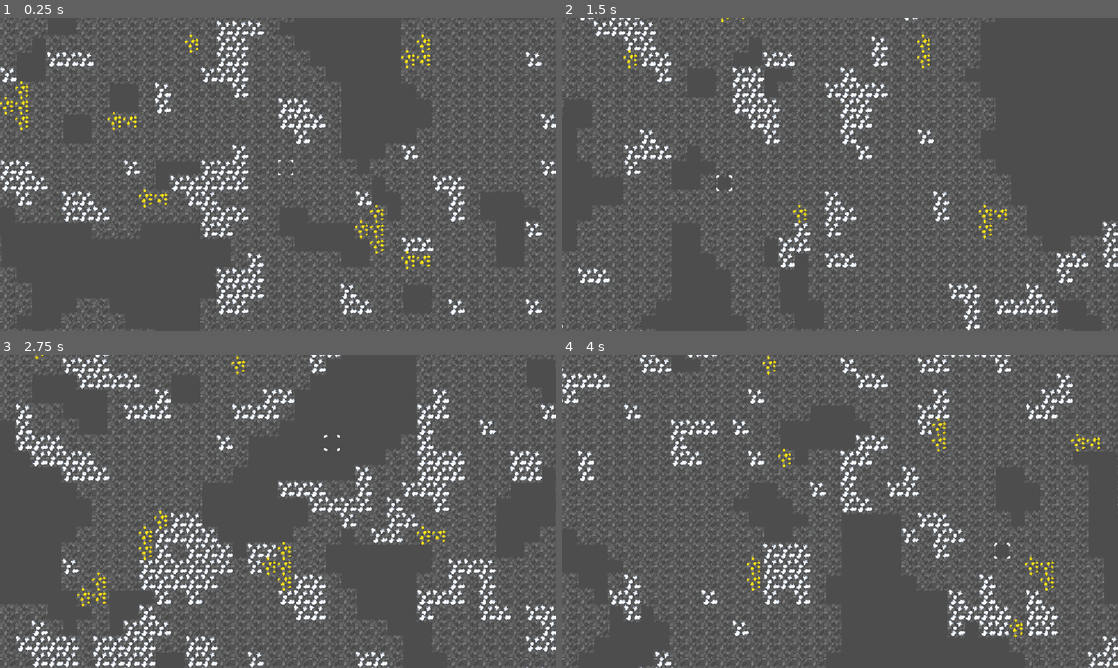
Above: before the commit, frames 1-4 (two rows, left to right).
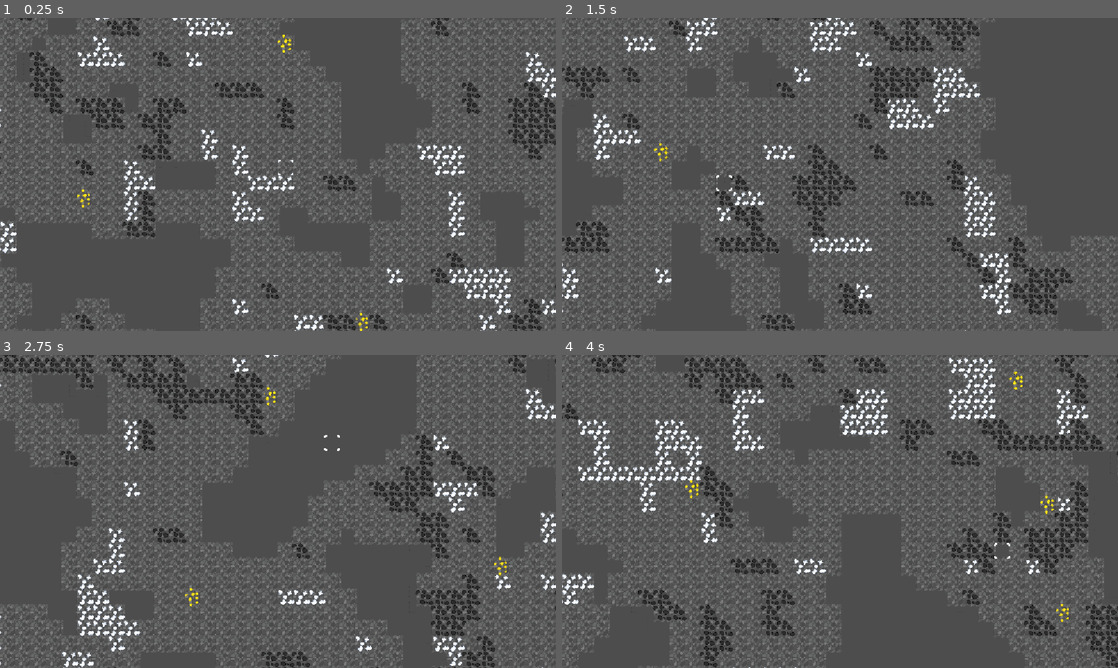
Above: after the commit, the same moments.

Repository: TotsllyRandom/Clones-In-A-Cave
Game: Godot game, scene res://scenes/main.tscn
Two runs of this game, one before a commit and one after it. Both use one fixed random seed, a clock stepped at 60 frames per second and the inputs below.
Inputs (mouse positions are in pixels of both pictures, inside the frame that each line leads up to):
- Up to frame 1 (0.25 s): no input
- Up to frame 2 (1.5 s): tap Enter at 0.5 s; move the mouse to (962, 158) at 0.52 s; tap Alt at 0.6 s; click (962, 158) at 0.67 s; tap R (debug_resetCave) at 1.25 s; move the mouse to (728, 190) at 1.27 s; tap Shift at 1.35 s; click (728, 190) at 1.42 s
- Up to frame 3 (2.75 s): tap R (debug_resetCave) at 2 s; move the mouse to (333, 442) at 2.02 s; tap Alt at 2.1 s; click (333, 442) at 2.17 s
- Up to frame 4 (4 s): tap R (debug_resetCave) at 2.75, 3.5 s; move the mouse to (812, 574) at 2.77 s; tap Shift at 2.85 s; click (812, 574) at 2.92 s; move the mouse to (1006, 558) at 3.52 s; tap Alt at 3.6 s; click (1006, 558) at 3.67 s

The runs differ from the first frame. In frame 1, 9.7% of the frame differs, in the area x 0-100%, y 0-100%; in frame 2, 11%; in frame 3, 13%; in frame 4, 13%.

Commit message:
not sure what heppened here but we're BACK

Diff:
--- a/godot resources/main_tile_set.tres
+++ b/godot resources/main_tile_set.tres
@@ -4,6 +4,7 @@
 [ext_resource type="Texture2D" uid="uid://6h0jtkw43pc4" path="res://assets/Tileset3.png" id="2_om4m1"]
 [ext_resource type="Texture2D" uid="uid://cmbou51vy23wp" path="res://assets/Tileset4.png" id="3_wn5hs"]
 [ext_resource type="Texture2D" uid="uid://b3la8w4v72u4j" path="res://assets/Tileset5.png" id="4_f0kc7"]
+[ext_resource type="Texture2D" uid="uid://cwhb85jae0th6" path="res://assets/Tileset6.png" id="5_mjosj"]
 
 [sub_resource type="TileSetAtlasSource" id="TileSetAtlasSource_om4m1"]
 resource_name = "Stone"
@@ -111,7 +112,7 @@
 4:2/0/physics_layer_0/polygon_0/points = PackedVector2Array(-16, 16, -16, 0, 0, 0, 0, -16, 16, -16, 16, 0, 0, 0, 0, 16)
 
 [sub_resource type="TileSetAtlasSource" id="TileSetAtlasSource_mjosj"]
-resource_name = "Obsidian"
+resource_name = "Coal"
 texture = ExtResource("4_f0kc7")
 texture_region_size = Vector2i(32, 32)
 0:0/0 = 0
@@ -145,6 +146,26 @@
 4:2/0 = 0
 4:2/0/physics_layer_0/polygon_0/points = PackedVector2Array(-16, 16, -16, 0, 0, 0, 0, -16, 16, -16, 16, 0, 0, 0, 0, 16)
 
+[sub_resource type="TileSetAtlasSource" id="TileSetAtlasSource_wvbxu"]
+resource_name = "Obsidian"
+texture = ExtResource("5_mjosj")
+texture_region_size = Vector2i(32, 32)
+0:0/0 = 0
+1:0/0 = 0
+2:0/0 = 0
+3:0/0 = 0
+4:0/0 = 0
+0:1/0 = 0
+1:1/0 = 0
+2:1/0 = 0
+3:1/0 = 0
+4:1/0 = 0
+0:2/0 = 0
+1:2/0 = 0
+2:2/0 = 0
+3:2/0 = 0
+4:2/0 = 0
+
 [resource]
 tile_size = Vector2i(32, 32)
 physics_layer_0/collision_layer = 1
@@ -152,3 +173,4 @@
 sources/1 = SubResource("TileSetAtlasSource_wn5hs")
 sources/2 = SubResource("TileSetAtlasSource_f0kc7")
 sources/3 = SubResource("TileSetAtlasSource_mjosj")
+sources/4 = SubResource("TileSetAtlasSource_wvbxu")
--- a/scripts/globals/TileData.gd
+++ b/scripts/globals/TileData.gd
@@ -25,7 +25,7 @@
 const TILES = [
 	{
 		"name": "Obsidian",
-		"tml_id": 3,
+		"tml_id": 4,
 		"strength": 20, ## time it takes to mine
 		"sell_price": 50, ## money made from mining
 		"natural": true, ## true if it will naturally generate
@@ -58,7 +58,7 @@
 		"ore": true, ## true if it generates as an ore, not like stone
 
 		## ore settings, ignore if not ore
-		"grow_rate": 4, ## max times the vein will grow. 50/50 chance to grow once for each number
+		"grow_rate": 3, ## max times the vein will grow. 50/50 chance to grow once for each number
 	},
 	{
 		"name": "Gold",
@@ -70,7 +70,20 @@
 		"ore": true, ## true if it generates as an ore, not like stone
 
 		## ore settings, ignore if not ore
-		"grow_rate": 2, ## max times the vein will grow. 50/50 chance to grow once for each number
+		"grow_rate": 1, ## max times the vein will grow. 50/50 chance to grow once for each number
+	},
+
+	{
+		"name": "Coal",
+		"tml_id": 3,
+		"strength": 5, ## time it takes to mine
+		"sell_price": 5, ## money made from mining
+		"natural": true, ## true if it will naturally generate
+		"rarity": 18, ## spawn rarity, ignore if not natural
+		"ore": true, ## true if it generates as an ore, not like stone
+
+		## ore settings, ignore if not ore
+		"grow_rate": 4, ## max times the vein will grow. 50/50 chance to grow once for each number
 	},
 ]
 
Binary file changed: assets/Tileset1.png
Binary file changed: assets/Tileset5.png
Binary file added: assets/Tileset6.png
Not shown, added: assets/Tileset6.png.import
Binary file changed: assets/aseprite exports/Tileset.aseprite
